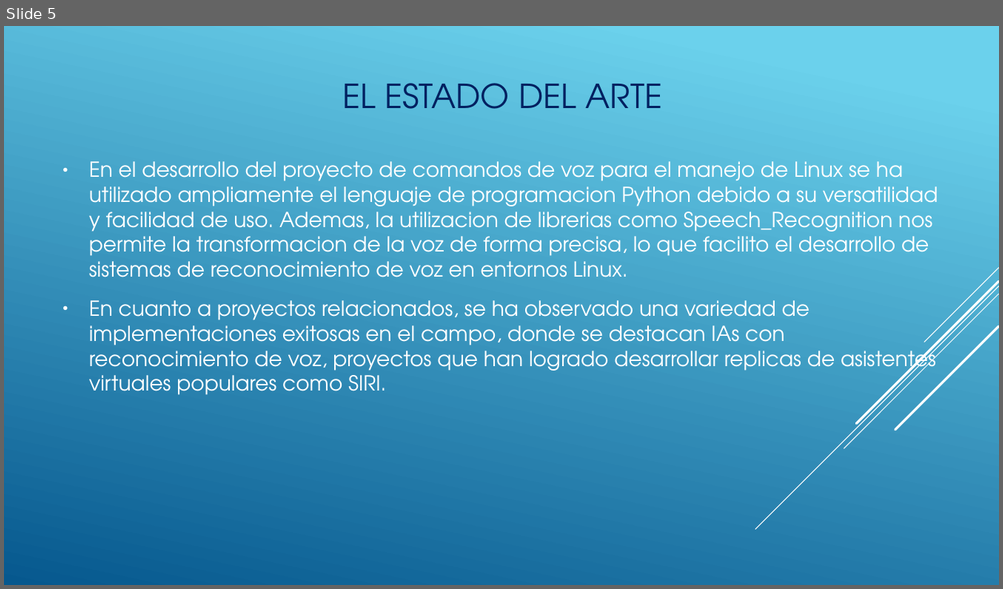
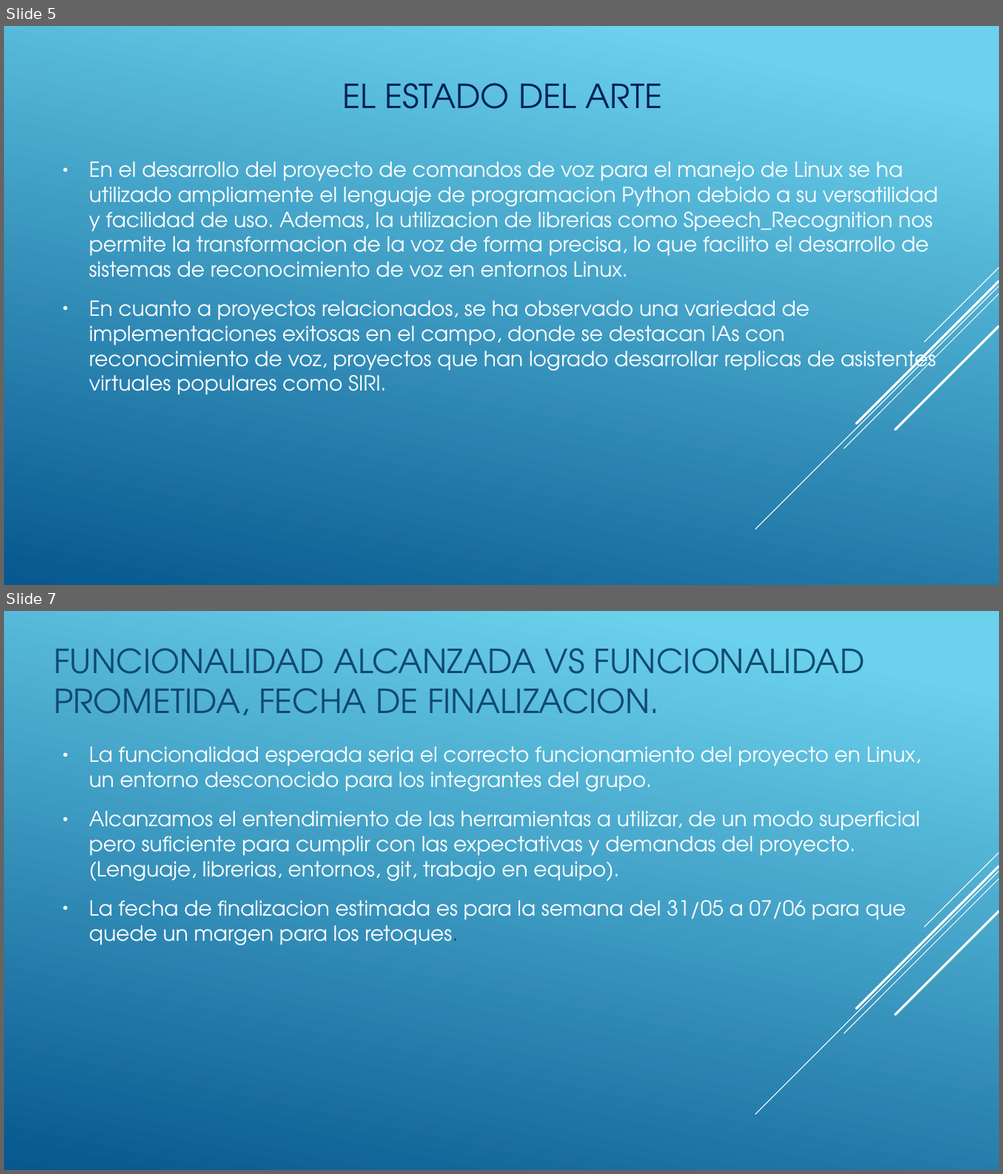
Before and after one commit to MaxiColomboUTN/ProyectoSpeechChat, a slide deck: Comandos-de-voz.odp. Shown one above the other, each under a label of ours: slide 5 before the commit, slides 5 and 7 after it; the slides between them are not shown. The pictures are 1003x589 and 1003x1174 pixels, drawn with LibreOffice and Linux fonts; fonts in the diff are those of the drawing. Boxes give left, top, right and bottom in pixels: in the first picture for what was removed or moved away, otherwise in the second. Text is boxed around its words. In the diff, an @@ line names an element or a change of style, - is before the commit and + after.

Commit message:
Fechas

```diff
--- a/Comandos-de-voz.odp
+++ b/Comandos-de-voz.odp
@@ slide 7 added at (x1=4, y1=611, x2=999, y2=1170), background gradient #6BD1EC to #06588E; not listed: 5 template elements that a slide beside it also shows @@
@@ title added at (x1=54, y1=648, x2=865, y2=715), 32 pt, text #0F496F @@
+FUNCIONALIDAD ALCANZADA VS FUNCIONALIDAD PROMETIDA, FECHA DE FINALIZACION.
@@ text added at (x1=89, y1=746, x2=921, y2=945), 20 pt, text #FFFFFF @@
+● La funcionalidad esperada seria el correcto funcionamiento del proyecto en Linux, un entorno desconocido para los integrantes del grupo.
+● Alcanzamos el entendimiento de las herramientas a utilizar, de un modo superficial pero suficiente para cumplir con las expectativas y demandas del proyecto. (Lenguaje, librerias, entornos, git, trabajo en equipo).
+● La fecha de finalizacion estimada es para la semana del 31/05 a 07/06 para que quede un margen para los retoques.
```
